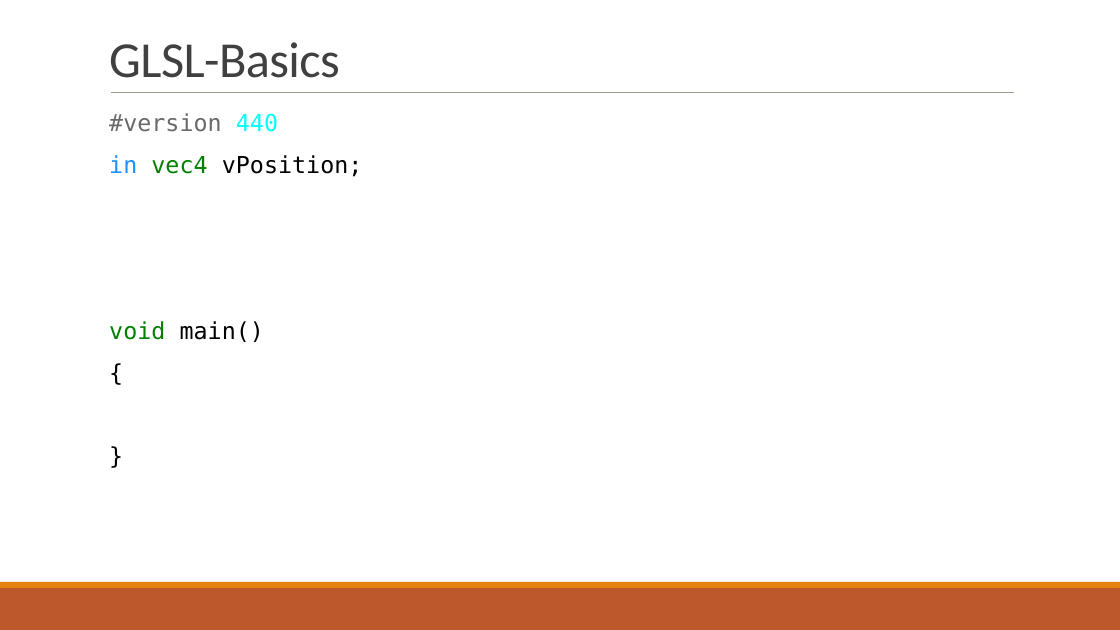
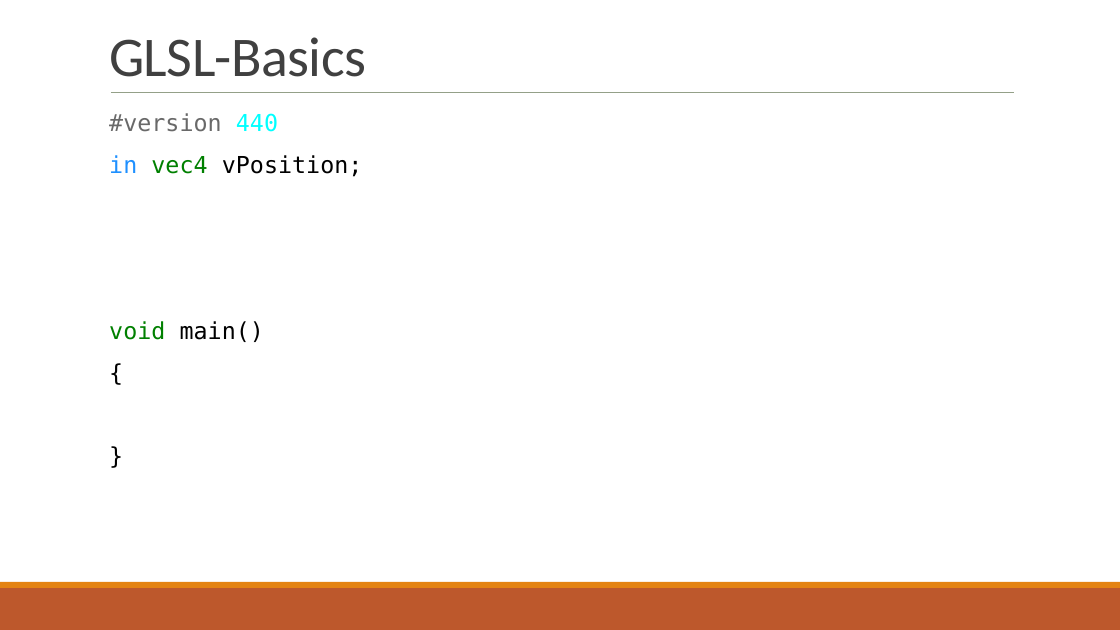
Before and after one commit to cornerfarmer/ShaderDemo, a slide deck: slide 4 of Talk/Shading & Lightning.pptx. Drawn at 1120x630 pixels with LibreOffice and Linux fonts; fonts in the diff are those of the drawing. Boxes give left, top, right and bottom in pixels: in the first picture for what was removed or moved away, otherwise in the second. Text is boxed around its words. In the diff, an @@ line names an element or a change of style, - is before the commit and + after.

```diff
--- a/Talk/Shading & Lightning.pptx
+++ b/Talk/Shading & Lightning.pptx
@@ title "GLSL-Basics" at [109,37,366,77]: size 43.2 to 48 pt @@
```
Also in this commit, not shown: 8 other slides changed, 1 slide added, 4 other files.
